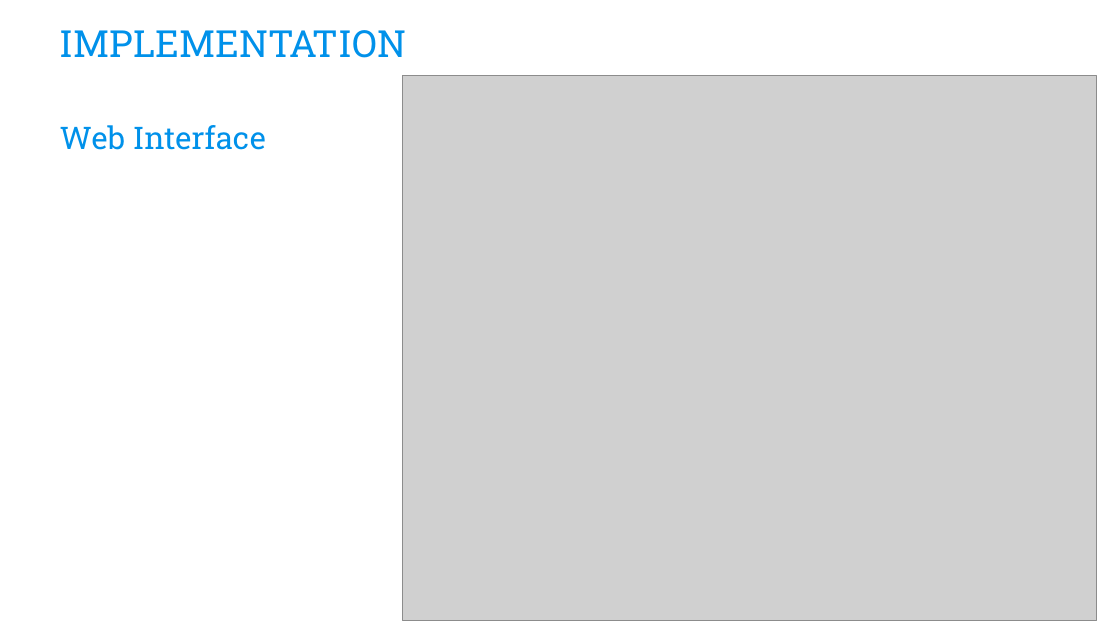
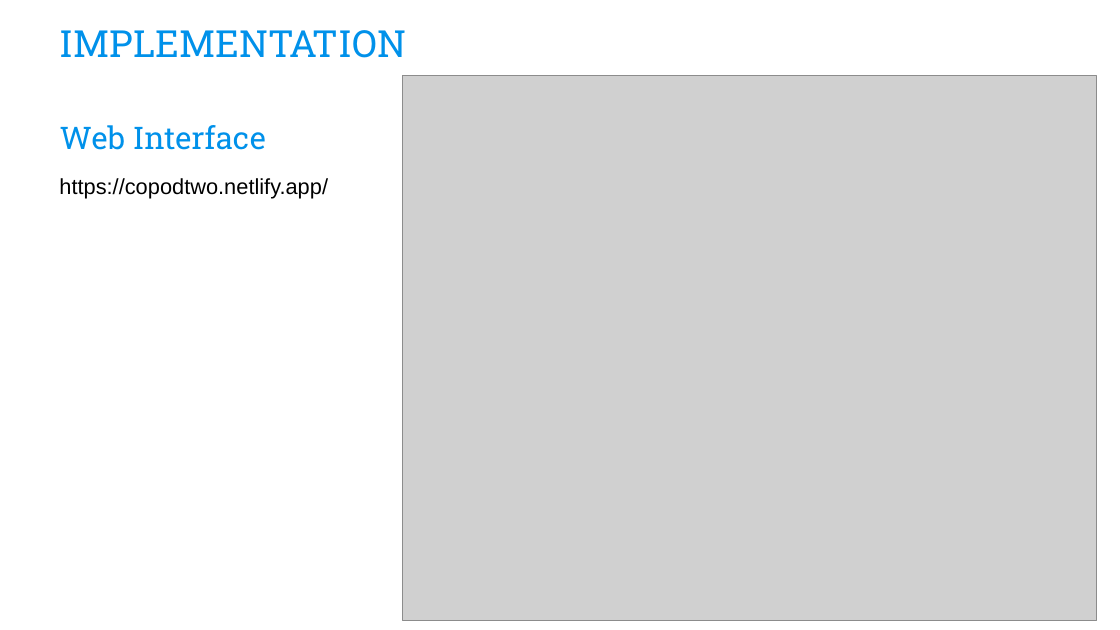
Before and after one commit to theajstars/projex, a slide deck: slide 20 of Ajiboye Oluwaferanmi Post Data.pptx (slide 19 before the commit). Drawn at 1120x630 pixels with LibreOffice and Linux fonts; fonts in the diff are those of the drawing; grey boxes stand for pictures; background and template pictures are left out. Boxes give left, top, right and bottom in pixels: in the first picture for what was removed or moved away, otherwise in the second. Text is boxed around its words. In the diff, an @@ line names an element or a change of style, - is before the commit and + after.

```diff
--- a/Ajiboye Oluwaferanmi Post Data.pptx
+++ b/Ajiboye Oluwaferanmi Post Data.pptx
@@ text added at (x1=59, y1=178, x2=328, y2=199), 14 pt, text #000000 @@
+https://copodtwo.netlify.app/
```
Also in this commit, not shown: 6 other slides changed, 1 slide added, 1 other file.
